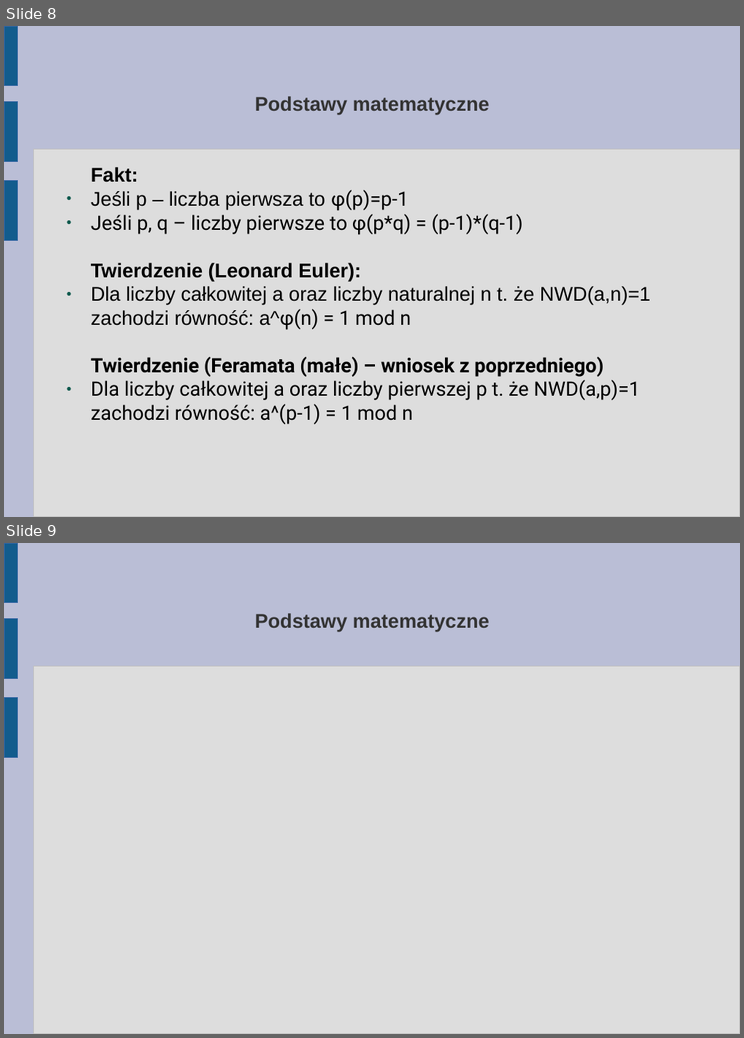
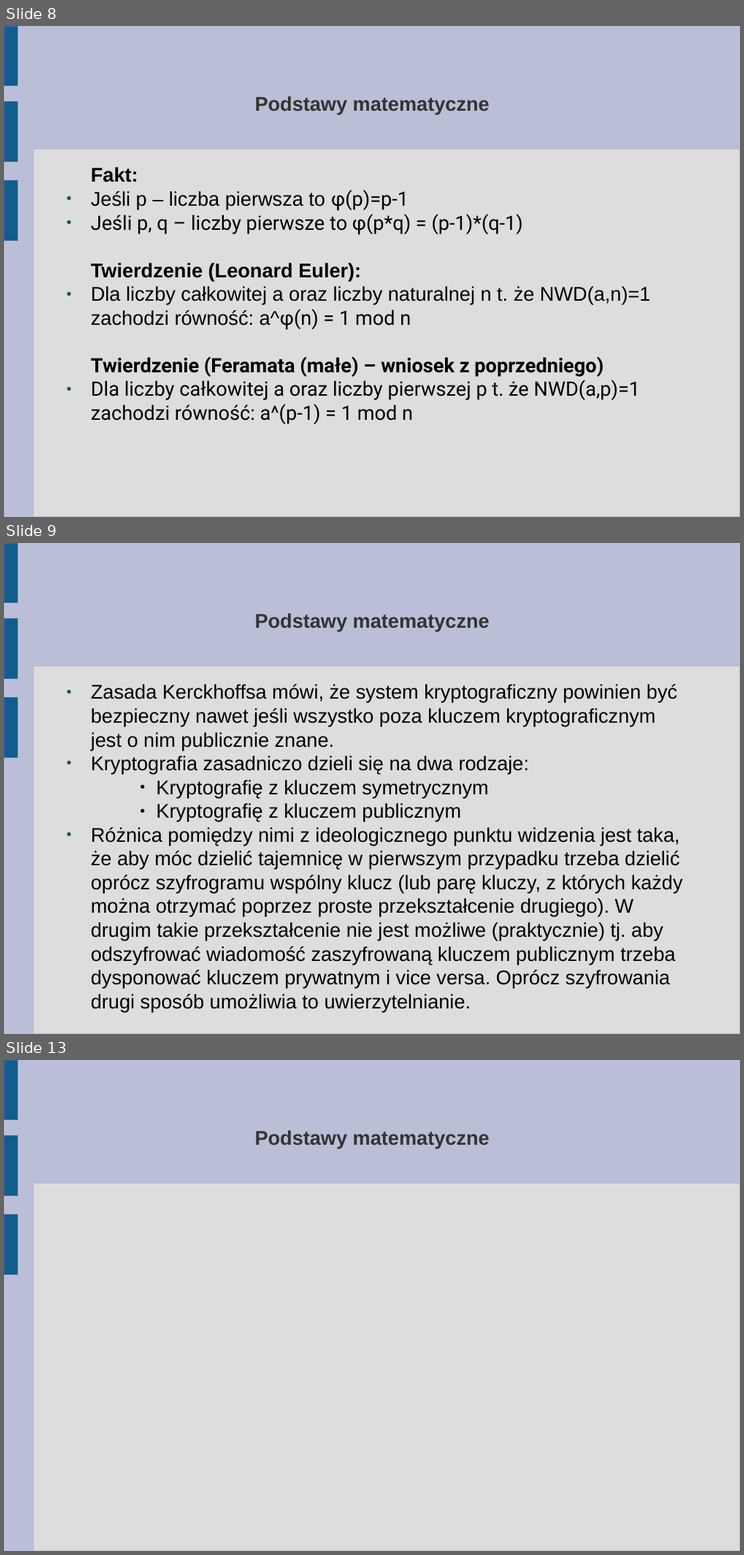
Before and after one commit to abhay123lp/internetvotingsystem, a slide deck: Tutorial/3. Troche matematyki (dla zainteresowanych).odp. Shown one above the other, each under a label of ours: slides 8 and 9 before the commit, slides 8, 9 and 13 after it; the slides between them are not shown. The pictures are 744x1038 and 744x1555 pixels, drawn with LibreOffice and Linux fonts; fonts in the diff are those of the drawing. Boxes give left, top, right and bottom in pixels: in the first picture for what was removed or moved away, otherwise in the second. Text is boxed around its words. In the diff, an @@ line names an element or a change of style, - is before the commit and + after.

Commit message:
Kryptografia z kluczem symetrycznym - dodana

```diff
--- a/Tutorial/3. Troche matematyki (dla zainteresowanych).odp
+++ b/Tutorial/3. Troche matematyki (dla zainteresowanych).odp
@@ slide 9 added at (4, 543, 740, 1034), background #BABED6; not listed: 4 template elements that a slide beside it also shows @@
@@ title added at (255, 613, 489, 631), 20.6 pt, text #333333, bold @@
+Podstawy matematyczne
@@ text added at (91, 684, 683, 988), 20.6 pt, text #000000 @@
+● Zasada Kerckhoffsa mówi, że system kryptograficzny powinien być bezpieczny nawet jeśli wszystko poza kluczem kryptograficznym jest o nim publicznie znane.
+● Kryptografia zasadniczo dzieli się na dwa rodzaje:
+    ● Kryptografię z kluczem symetrycznym
+    ● Kryptografię z kluczem publicznym
+● Różnica pomiędzy nimi z ideologicznego punktu widzenia jest taka, że aby móc dzielić tajemnicę w pierwszym przypadku trzeba dzielić oprócz szyfrogramu wspólny klucz (lub parę kluczy, z których każdy można otrzymać poprzez proste przekształcenie drugiego). W drugim takie przekształcenie nie jest możliwe (praktycznie) tj. aby odszyfrować wiadomość zaszyfrowaną kluczem publicznym trzeba dysponować kluczem prywatnym i vice versa. Oprócz szyfrowania drugi sposób umożliwia to uwierzytelnianie.
@@ what was slide 9 is now slide 13 @@
```
Also in this commit, not shown: 3 other slides added.
